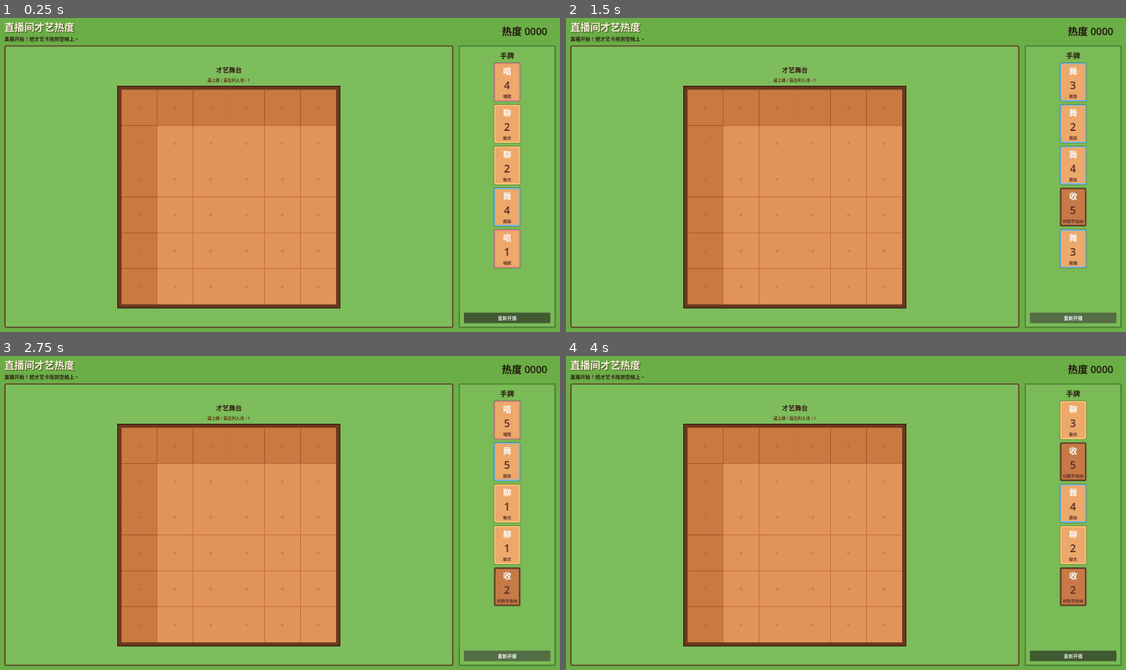
Above: before the commit, frames 1-4 (two rows, left to right).
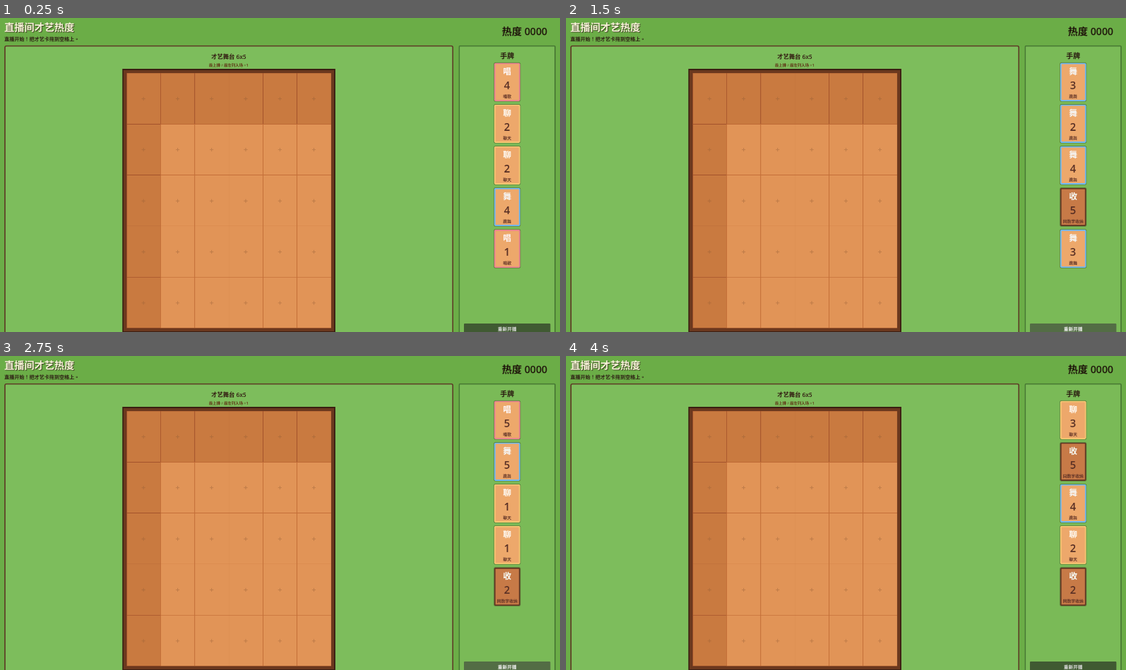
Above: after the commit, the same moments.

Repository: muyuncl/4399minigame
Game: Godot game, scene res://scenes/main.tscn
Same seed, same stepped clock (60 frames per second), same inputs: the game is played once before the commit and once after it.
Inputs (mouse positions are in pixels of both pictures, inside the frame that each line leads up to):
- Up to frame 1 (0.25 s): no input
- Up to frame 2 (1.5 s): click "重新开播" at 0.5 s; click "重新开播" at 1.25 s
- Up to frame 3 (2.75 s): click "重新开播" at 2 s
- Up to frame 4 (4 s): tap Enter at 2.75 s; drag from (1075, 418) to (902, 440) at 2.77 s; tap Space at 3.5 s; drag from (1075, 418) to (818, 575) at 3.52 s

The runs differ from the first frame. In frame 1, 11% of the frame differs, in the area x 0-100%, y 11-100%; in frame 2, 11%; in frame 3, 11%; in frame 4, 11%.

Commit message:
棋盘改成6x5

Diff:
--- a/scripts/puzzle/game_state.gd
+++ b/scripts/puzzle/game_state.gd
@@ -1,7 +1,8 @@
 class_name GameState
 extends RefCounted
 
-const BOARD_SIZE := 6
+const BOARD_COLUMNS := 6
+const BOARD_ROWS := 5
 const HAND_SIZE := 5
 
 var board: Array = []
@@ -40,7 +41,7 @@
 	if hand_index < 0 or hand_index >= hand.size():
 		return {"ok": false, "message": "找不到这张手牌。"}
 	if not _is_inside(cell):
-		return {"ok": false, "message": "只能放在 6x6 棋盘内。"}
+		return {"ok": false, "message": "只能放在 6x5 棋盘内。"}
 	if board[cell.y][cell.x] != null:
 		return {"ok": false, "message": "这个格子已经有节目了。"}
 
@@ -88,8 +89,8 @@
 
 
 func has_empty_cell() -> bool:
-	for y in range(BOARD_SIZE):
-		for x in range(BOARD_SIZE):
+	for y in range(BOARD_ROWS):
+		for x in range(BOARD_COLUMNS):
 			if board[y][x] == null:
 				return true
 	return false
@@ -142,9 +143,9 @@
 
 func _clear_board() -> void:
 	board.clear()
-	for _y in range(BOARD_SIZE):
+	for _y in range(BOARD_ROWS):
 		var row := []
-		for _x in range(BOARD_SIZE):
+		for _x in range(BOARD_COLUMNS):
 			row.append(null)
 		board.append(row)
 
@@ -412,7 +413,7 @@
 
 
 func _is_inside(cell: Vector2i) -> bool:
-	return cell.x >= 0 and cell.x < BOARD_SIZE and cell.y >= 0 and cell.y < BOARD_SIZE
+	return cell.x >= 0 and cell.x < BOARD_COLUMNS and cell.y >= 0 and cell.y < BOARD_ROWS
 
 
 func _build_result_message(card: CardData, gained: int, chain_steps: int) -> String:
--- a/scripts/ui/board_cell.gd
+++ b/scripts/ui/board_cell.gd
@@ -13,7 +13,7 @@
 
 
 func _ready() -> void:
-    custom_minimum_size = Vector2(122, 122)
+    custom_minimum_size = Vector2(116, 174)
     _ensure_children()
     _refresh()
 
--- a/scripts/ui/board_view.gd
+++ b/scripts/ui/board_view.gd
@@ -7,7 +7,7 @@
 
 
 func _ready() -> void:
-    columns = GameState.BOARD_SIZE
+    columns = GameState.BOARD_COLUMNS
     add_theme_constant_override("h_separation", 0)
     add_theme_constant_override("v_separation", 0)
 
@@ -17,10 +17,10 @@
         remove_child(child)
         child.queue_free()
     _cells.clear()
-    columns = GameState.BOARD_SIZE
+    columns = GameState.BOARD_COLUMNS
 
-    for y in range(GameState.BOARD_SIZE):
-        for x in range(GameState.BOARD_SIZE):
+    for y in range(GameState.BOARD_ROWS):
+        for x in range(GameState.BOARD_COLUMNS):
             var board_cell := BoardCell.new()
             board_cell.setup(Vector2i(x, y))
             board_cell.card_dropped.connect(_on_cell_dropped)
@@ -36,9 +36,9 @@
 
 
 func refresh_board(board: Array, can_drop: bool) -> void:
-    for y in range(GameState.BOARD_SIZE):
-        for x in range(GameState.BOARD_SIZE):
-            var index := y * GameState.BOARD_SIZE + x
+    for y in range(GameState.BOARD_ROWS):
+        for x in range(GameState.BOARD_COLUMNS):
+            var index := y * GameState.BOARD_COLUMNS + x
             var board_cell: BoardCell = _cells[index]
             board_cell.set_card(board[y][x])
             board_cell.set_drop_enabled(can_drop)
@@ -55,9 +55,9 @@
 
 
 func get_board_cell(cell: Vector2i) -> BoardCell:
-    if cell.x < 0 or cell.x >= GameState.BOARD_SIZE or cell.y < 0 or cell.y >= GameState.BOARD_SIZE:
+    if cell.x < 0 or cell.x >= GameState.BOARD_COLUMNS or cell.y < 0 or cell.y >= GameState.BOARD_ROWS:
         return null
-    var index := cell.y * GameState.BOARD_SIZE + cell.x
+    var index := cell.y * GameState.BOARD_COLUMNS + cell.x
     if index < 0 or index >= _cells.size():
         return null
     return _cells[index] as BoardCell
--- a/scripts/ui/main.gd
+++ b/scripts/ui/main.gd
@@ -74,20 +74,20 @@
 
     var board_box := VBoxContainer.new()
     board_box.alignment = BoxContainer.ALIGNMENT_CENTER
-    board_box.add_theme_constant_override("separation", 8)
+    board_box.add_theme_constant_override("separation", 4)
     board_margin.add_child(board_box)
 
     var board_title := Label.new()
-    board_title.text = "才艺舞台"
+    board_title.text = "才艺舞台 6x5"
     board_title.horizontal_alignment = HORIZONTAL_ALIGNMENT_CENTER
-    board_title.add_theme_font_size_override("font_size", 22)
+    board_title.add_theme_font_size_override("font_size", 20)
     board_title.add_theme_color_override("font_color", Color(0.2, 0.11, 0.07))
     board_box.add_child(board_title)
 
     var bonus_label := Label.new()
     bonus_label.text = "最上排 / 最左列入场 +1"
     bonus_label.horizontal_alignment = HORIZONTAL_ALIGNMENT_CENTER
-    bonus_label.add_theme_font_size_override("font_size", 14)
+    bonus_label.add_theme_font_size_override("font_size", 13)
     bonus_label.add_theme_color_override("font_color", Color(0.38, 0.22, 0.09))
     board_box.add_child(bonus_label)
 
@@ -303,9 +303,9 @@
 
 func _clone_board(source_board: Array) -> Array:
     var cloned := []
-    for y in range(GameState.BOARD_SIZE):
+    for y in range(GameState.BOARD_ROWS):
         var row := []
-        for x in range(GameState.BOARD_SIZE):
+        for x in range(GameState.BOARD_COLUMNS):
             var card: CardData = source_board[y][x]
             row.append(null if card == null else card.clone())
         cloned.append(row)
Not shown, changed: docs/rules_and_collaboration.md
